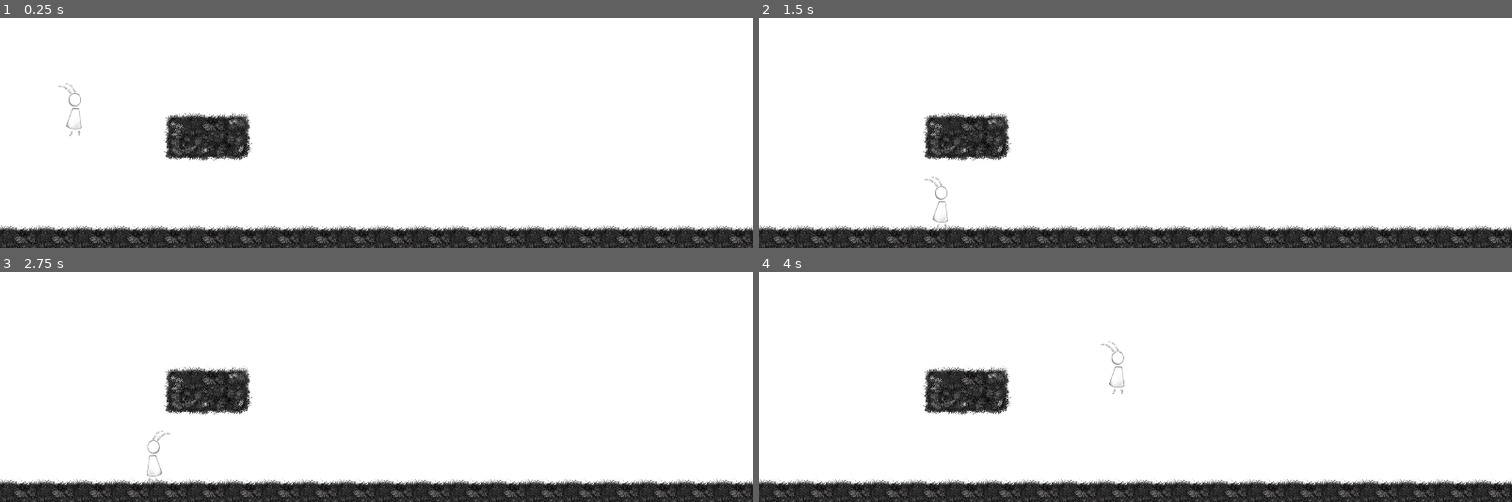
Above: before the commit, frames 1-4 (two rows, left to right).
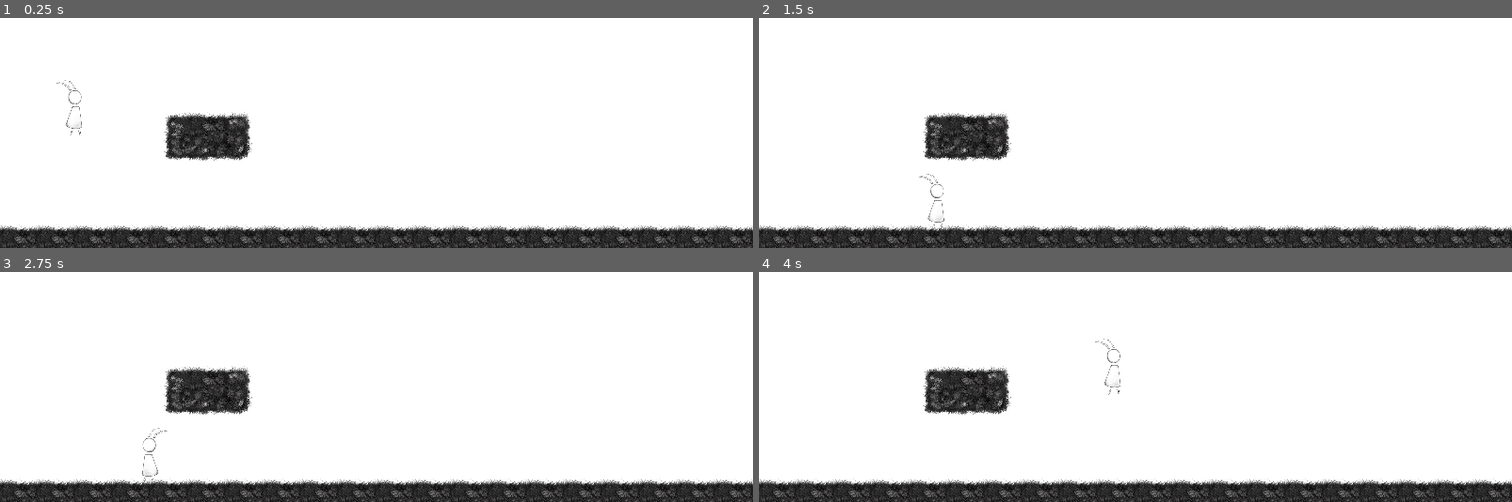
Above: after the commit, the same moments.

Repository: uatuko/game-off-2021
Game: Godot game, scene res://src/levels/grasslands.tscn
The game is run twice, just before and just after one commit, with the same random seed, the same clock (stepped at 60 frames per second) and the same inputs.
Inputs:
- Up to frame 1 (0.25 s): no input
- Up to frame 2 (1.5 s): hold D (move_right) from 0.53 s (still down); tap W (jump) at 0.77 s
- Up to frame 3 (2.75 s): tap W (jump) at 1.52 s; release D (move_right) at 2.03 s; hold A (move_left) from 2.03 s (still down)
- Up to frame 4 (4 s): release A (move_left) at 2.78 s; hold D (move_right) from 2.78 s (still down); tap W (jump) at 3.02, 3.77 s

The runs differ from the first frame. In frame 1, 0.1% of the frame differs, in the area x 7-11%, y 26-52%; in frame 2, 0.2%; in frame 3, 0.2%, in the area x 18-23%, y 67-92%; in frame 4, 0.2%.

Commit message:
issue #3 - hires sprite for bugzy

Diff:
--- a/src/actor/Player.tscn
+++ b/src/actor/Player.tscn
@@ -1,20 +1,24 @@
 [gd_scene load_steps=4 format=2]
 
-[ext_resource path="res://assets/bugzy/walking_55x90.png" type="Texture" id=1]
+[ext_resource path="res://assets/bugzy/walking.png" type="Texture" id=1]
 [ext_resource path="res://src/actor/Player.gd" type="Script" id=2]
 
 [sub_resource type="CapsuleShape2D" id=1]
-radius = 8.0
-height = 54.0
+radius = 10.1516
+height = 58.0
 
 [node name="Player" type="KinematicBody2D"]
 collision_mask = 8
 script = ExtResource( 2 )
+__meta__ = {
+"_edit_group_": true
+}
 
 [node name="Sprite" type="Sprite" parent="."]
-position = Vector2( -2, -45 )
+position = Vector2( -2, -48 )
+scale = Vector2( 0.25, 0.25 )
 texture = ExtResource( 1 )
 
 [node name="CollisionShape2D" type="CollisionShape2D" parent="."]
-position = Vector2( 0, -35 )
+position = Vector2( 0, -40 )
 shape = SubResource( 1 )
Binary file added: assets/bugzy/walking.png
Not shown, added: assets/bugzy/walking.png.import
